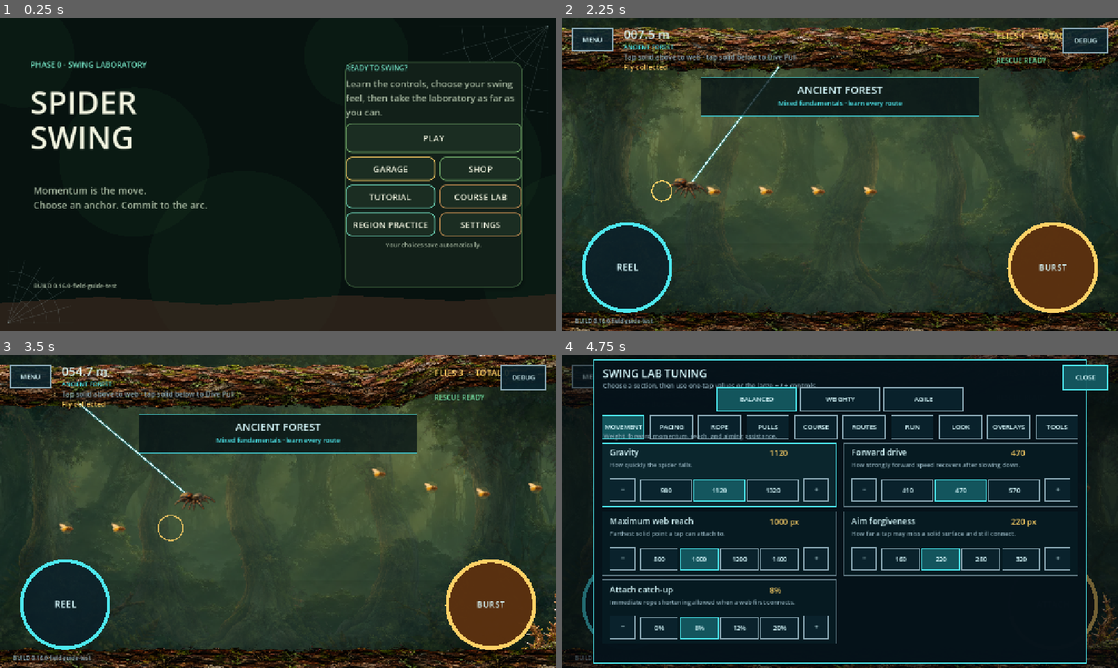
Above: before the commit, frames 1-4 (two rows, left to right).
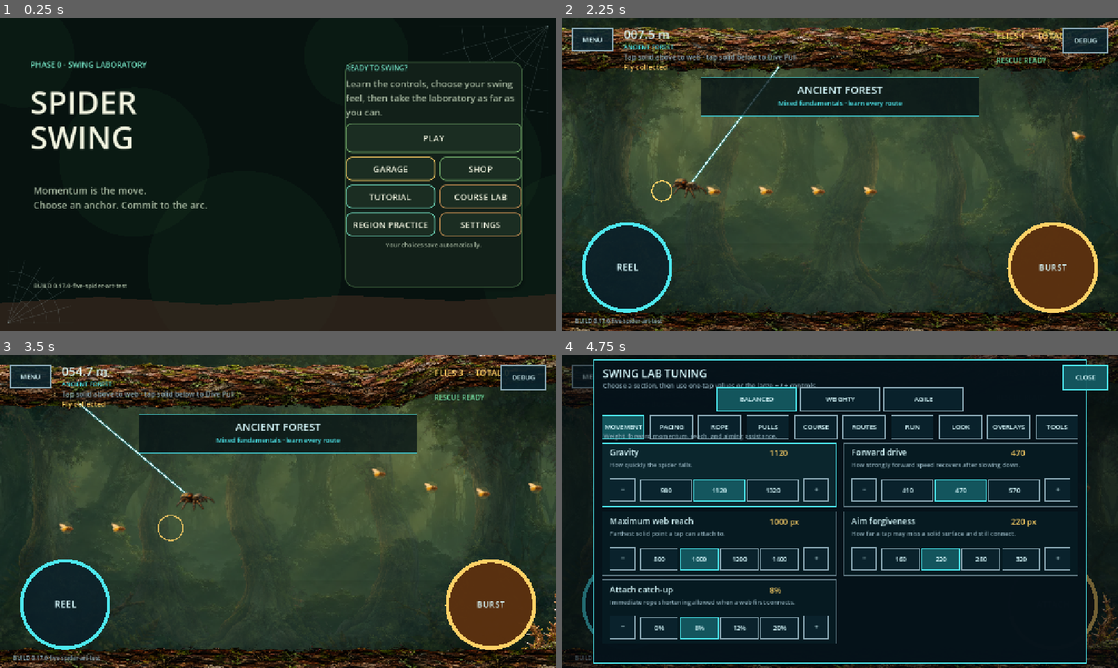
Above: after the commit, the same moments.

Repository: menno420/spider-swing
Game: Godot game, scene res://game/bootstrap/main.tscn
Same seed, same stepped clock (60 frames per second), same inputs: the game is played once before the commit and once after it.
Inputs (mouse positions are in pixels of both pictures, inside the frame that each line leads up to):
- Up to frame 1 (0.25 s): no input
- Up to frame 2 (2.25 s): click "SHOP" at 0.5 s; click "‹ HOME" at 1.25 s; click "PLAY" at 2 s
- Up to frame 3 (3.5 s): click (66, 605) at 2.75 s
- Up to frame 4 (4.75 s): click (1051, 605) at 3.5 s; click (1084, 376) at 4.25 s

The runs differ from the first frame. In frame 1, less than 0.1% of the frame differs, in the area x 11-23%, y 84-87%; in frame 2, 0.1%; in frame 3, 0.1%, in the area x 7-39%, y 44-98%; in frame 4, less than 0.1%.

Commit message:
Ship five-spider production art roster (#52)
Correct Garden anatomy, integrate approved Skitter, Ballooner, and Springtail sprites, and reuse one production-art path in gameplay, Garage, and Shop.

Diff:
--- a/game/presentation/scripts/art_asset_catalog.gd
+++ b/game/presentation/scripts/art_asset_catalog.gd
@@ -16,7 +16,10 @@
 const FOREST_BACKDROP_MID := &"forest_backdrop_mid"
 const FOREST_BACKDROP_NEAR := &"forest_backdrop_near"
 const CLASSIC_SPIDER := &"classic_spider"
+const SKITTER_SPIDER := &"skitter_spider"
 const ANCHORITE_SPIDER := &"anchorite_spider"
+const BALLOONER_SPIDER := &"ballooner_spider"
+const SPRINGTAIL_SPIDER := &"springtail_spider"
 const GOLDEN_FLY := &"golden_fly"
 
 const ASSETS := {
@@ -38,10 +41,24 @@
 		"res://assets/runtime/forest-biome/forest-backdrop-near.png",
 	CLASSIC_SPIDER:
 		"res://assets/runtime/characters/classic-garden-spider.png",
+	SKITTER_SPIDER:
+		"res://assets/runtime/characters/skitter-magnolia-jumper.png",
 	ANCHORITE_SPIDER:
 		"res://assets/runtime/characters/anchorite-burrowing-spider.png",
+	BALLOONER_SPIDER:
+		"res://assets/runtime/characters/ballooner-spider.png",
+	SPRINGTAIL_SPIDER:
+		"res://assets/runtime/characters/springtail-trapdoor-spider.png",
 	GOLDEN_FLY:
 		"res://assets/runtime/collectibles/golden-forest-fly.png",
+}
+
+const SPIDER_ASSET_IDS := {
+	SpiderCatalog.CLASSIC: CLASSIC_SPIDER,
+	SpiderCatalog.SKITTER: SKITTER_SPIDER,
+	SpiderCatalog.ANCHORITE: ANCHORITE_SPIDER,
+	SpiderCatalog.BALLOONER: BALLOONER_SPIDER,
+	SpiderCatalog.SPRINGTAIL: SPRINGTAIL_SPIDER,
 }
 
 
@@ -49,6 +66,19 @@
 	return str(ASSETS.get(asset_id, ""))
 
 
+static func spider_asset_id(profile_id: StringName) -> StringName:
+	return StringName(SPIDER_ASSET_IDS.get(profile_id, &""))
+
+
+static func spider_style_tint(style: StringName) -> Color:
+	match style:
+		PlayerProgress.STYLE_AMBER:
+			return Color(1.0, 0.90, 0.72, 1.0)
+		PlayerProgress.STYLE_COMET:
+			return Color(0.73, 0.88, 1.0, 1.0)
+	return Color.WHITE
+
+
 static func texture_paths() -> PackedStringArray:
 	var paths := PackedStringArray()
 	for asset_id: StringName in ASSETS:
--- a/game/presentation/scripts/front_end.gd
+++ b/game/presentation/scripts/front_end.gd
@@ -34,6 +34,7 @@
 var _debug_toggle: CheckButton
 var _garage_name: Label
 var _garage_role: Label
+var _garage_spider_preview: TextureRect
 var _garage_description: Label
 var _garage_tradeoff: Label
 var _garage_stats: Label
@@ -44,6 +45,7 @@
 var _profile_buttons: Dictionary = {}
 var _shop_flies: Label
 var _shop_title: Label
+var _shop_spider_preview: TextureRect
 var _shop_description: Label
 var _upgrade_buttons: Dictionary = {}
 var _upgrade_rows: Dictionary = {}
@@ -411,8 +413,17 @@
 	_fill_with_margin(detail, detail_card, 18.0)
 	_garage_role = _section_label("")
 	detail.add_child(_garage_role)
+	var identity_row := HBoxContainer.new()
+	identity_row.add_theme_constant_override("separation", 10)
+	detail.add_child(identity_row)
 	_garage_name = _label("", 29, INK)
-	detail.add_child(_garage_name)
+	_garage_name.size_flags_horizontal = Control.SIZE_EXPAND_FILL
+	identity_row.add_child(_garage_name)
+	_garage_spider_preview = _spider_preview(
+		&"GarageSpiderPreview",
+		Vector2(118.0, 56.0),
+	)
+	identity_row.add_child(_garage_spider_preview)
 	_garage_description = _setting_description("")
 	_garage_description.add_theme_font_size_override("font_size", 15)
 	_garage_description.custom_minimum_size.y = 30.0
@@ -493,6 +504,11 @@
 	var header := HBoxContainer.new()
 	header.add_theme_constant_override("separation", 14)
 	content.add_child(header)
+	_shop_spider_preview = _spider_preview(
+		&"ShopSpiderPreview",
+		Vector2(112.0, 53.0),
+	)
+	header.add_child(_shop_spider_preview)
 	_shop_title = _label("", 32, INK)
 	_shop_title.size_flags_horizontal = Control.SIZE_EXPAND_FILL
 	header.add_child(_shop_title)
@@ -831,6 +847,7 @@
 		]
 	_garage_role.text = str(item["role"])
 	_garage_name.text = str(item["name"])
+	_sync_spider_preview(_garage_spider_preview, selected)
 	_garage_description.text = str(item["description"])
 	_garage_tradeoff.text = "TRADE-OFF · %s" % item["tradeoff"]
 	var preview := SpiderCatalog.resolved_config(
@@ -884,6 +901,7 @@
 func _render_shop() -> void:
 	var selected := _state.progress.selected_spider_id
 	var profile_item := SpiderCatalog.profile(selected)
+	_sync_spider_preview(_shop_spider_preview, selected)
 	_shop_title.text = "%s UPGRADES" % str(profile_item["name"]).to_upper()
 	_shop_flies.text = "%d FLIES AVAILABLE" % _state.progress.spendable_flies
 	for upgrade_id: StringName in _upgrade_buttons:
@@ -1172,6 +1190,36 @@
 			return "EMPTY"
 
 
+func _spider_preview(
+	node_name: StringName,
+	minimum_size: Vector2,
+) -> TextureRect:
+	var preview := TextureRect.new()
+	preview.name = str(node_name)
+	preview.custom_minimum_size = minimum_size
+	preview.expand_mode = TextureRect.EXPAND_IGNORE_SIZE
+	preview.stretch_mode = TextureRect.STRETCH_KEEP_ASPECT_CENTERED
+	preview.texture_filter = CanvasItem.TEXTURE_FILTER_LINEAR_WITH_MIPMAPS
+	preview.mouse_filter = Control.MOUSE_FILTER_IGNORE
+	return preview
+
+
+func _sync_spider_preview(
+	preview: TextureRect,
+	spider_id: StringName,
+) -> void:
+	var asset_id := ArtAssetCatalog.spider_asset_id(spider_id)
+	var path := ArtAssetCatalog.texture_path(asset_id)
+	preview.texture = (
+		load(path) as Texture2D
+		if ResourceLoader.exists(path)
+		else null
+	)
+	preview.modulate = ArtAssetCatalog.spider_style_tint(
+		_state.progress.selected_spider_style,
+	)
+
+
 func _full_screen(node_name: StringName) -> Control:
 	var control := Control.new()
 	control.name = str(node_name)
--- a/game/presentation/scripts/swing_lab.gd
+++ b/game/presentation/scripts/swing_lab.gd
@@ -980,23 +980,13 @@
 	scale: float,
 	pose_scale: Vector2,
 ) -> bool:
-	var asset_id := ArtAssetCatalog.CLASSIC_SPIDER
-	match _snapshot.spider_id:
-		SpiderCatalog.CLASSIC:
-			asset_id = ArtAssetCatalog.CLASSIC_SPIDER
-		SpiderCatalog.ANCHORITE:
-			asset_id = ArtAssetCatalog.ANCHORITE_SPIDER
-		_:
-			return false
+	var asset_id := ArtAssetCatalog.spider_asset_id(_snapshot.spider_id)
+	if asset_id == &"":
+		return false
 	var texture := _art_texture(asset_id)
 	if texture == null:
 		return false
-	var tint := Color.WHITE
-	match _snapshot.spider_style:
-		PlayerProgress.STYLE_AMBER:
-			tint = Color(1.0, 0.90, 0.72, 1.0)
-		PlayerProgress.STYLE_COMET:
-			tint = Color(0.73, 0.88, 1.0, 1.0)
+	var tint := ArtAssetCatalog.spider_style_tint(_snapshot.spider_style)
 	var sprite_size := Vector2(96.0, 46.0) * scale
 	draw_set_transform(center, rotation, pose_scale)
 	draw_texture_rect(
--- a/project.godot
+++ b/project.godot
@@ -9,7 +9,7 @@
 
 config/name="Spider Swing"
 config/description="Android-first 2D physics swing game. \"Spider Swing\" is an internal codename, not an approved release name — see docs/product/name-status.md."
-config/version="0.16.0-field-guide-test"
+config/version="0.17.0-five-spider-art-test"
 run/main_scene="res://game/bootstrap/main.tscn"
 config/features=PackedStringArray("4.7", "GL Compatibility")
 
--- a/tests/integration/front_end_flow_tests.gd
+++ b/tests/integration/front_end_flow_tests.gd
@@ -427,6 +427,18 @@
 	var strip := view.find_child("GarageInspiration", true, false) as Label
 	if strip == null or not strip.text.begins_with("INSPIRED BY"):
 		failures.append("Garage does not name what the selected spider is inspired by")
+		view.free()
+		return 0
+	var garage_preview := view.find_child(
+		"GarageSpiderPreview",
+		true,
+		false,
+	) as TextureRect
+	if garage_preview == null or garage_preview.texture == null or \
+			garage_preview.texture.resource_path != ArtAssetCatalog.texture_path(
+				ArtAssetCatalog.spider_asset_id(SpiderCatalog.CLASSIC),
+			):
+		failures.append("Garage does not preview the selected production sprite")
 		view.free()
 		return 0
 	view.front_end_button(&"GarageFieldGuide").pressed.emit()
@@ -467,6 +479,18 @@
 		failures.append("the Field Guide does not return to the Garage")
 		view.free()
 		return 0
+	view.front_end_button(&"GarageBack").pressed.emit()
+	view.front_end_button(&"Shop").pressed.emit()
+	var shop_preview := view.find_child(
+		"ShopSpiderPreview",
+		true,
+		false,
+	) as TextureRect
+	if shop_preview == null or shop_preview.texture == null or \
+			shop_preview.texture.resource_path != garage_preview.texture.resource_path:
+		failures.append("Shop does not reuse the selected production sprite")
+		view.free()
+		return 0
 	view.free()
 	return 1
 
--- a/tests/test_runner.gd
+++ b/tests/test_runner.gd
@@ -4,9 +4,9 @@
 const MAIN_SCENE_PATH := "res://game/bootstrap/main.tscn"
 const EXPORT_PRESETS_PATH := "res://export_presets.cfg"
 const ANDROID_WORKFLOW_PATH := "res://.github/workflows/android-debug.yml"
-const BUILD_VERSION := "0.16.0-field-guide-test"
-const ANDROID_VERSION_CODE := 32
-const ANDROID_APP_NAME := "Spider Swing Field Guide (dev)"
+const BUILD_VERSION := "0.17.0-five-spider-art-test"
+const ANDROID_VERSION_CODE := 33
+const ANDROID_APP_NAME := "Spider Swing Five Spider Art (dev)"
 const EXPECTED_CHECK_COUNT := 107
 const REQUIRED_INPUT_ACTIONS := [
 	"web_action", "reel_in", "burst_action", "pause", "restart_run",
--- a/tests/unit/mobile_hud_layout_tests.gd
+++ b/tests/unit/mobile_hud_layout_tests.gd
@@ -271,13 +271,16 @@
 		failures.append("spider smoothing is not tied to Godot interpolation and mips")
 		return 0
 	if not source.contains("_draw_finished_spider_sprite") or \
-			not source.contains("ArtAssetCatalog.ANCHORITE_SPIDER"):
-		failures.append(
-			"Anchorite is not routed through the finished spider renderer")
+			not source.contains("ArtAssetCatalog.spider_asset_id"):
+		failures.append(
+			"the roster is not routed through the shared finished-spider renderer")
 		return 0
 	for import_path in [
 		"res://assets/runtime/characters/classic-garden-spider.png.import",
+		"res://assets/runtime/characters/skitter-magnolia-jumper.png.import",
 		"res://assets/runtime/characters/anchorite-burrowing-spider.png.import",
+		"res://assets/runtime/characters/ballooner-spider.png.import",
+		"res://assets/runtime/characters/springtail-trapdoor-spider.png.import",
 		"res://assets/runtime/collectibles/golden-forest-fly.png.import",
 	]:
 		var import_file := FileAccess.open(import_path, FileAccess.READ)
@@ -286,20 +289,46 @@
 		):
 			failures.append("minified moving art lacks mipmaps: %s" % import_path)
 			return 0
-	var anchorite_path := ArtAssetCatalog.texture_path(
-		ArtAssetCatalog.ANCHORITE_SPIDER,
-	)
-	var anchorite := load(anchorite_path) as Texture2D
-	if anchorite == null or anchorite.get_size() != Vector2(384.0, 181.0):
-		failures.append("Anchorite sprite lost its 384×181 source contract")
-		return 0
-	var anchorite_image := anchorite.get_image()
-	if anchorite_image == null or \
-			anchorite_image.get_pixel(0, 0).a > 0.01 or \
-			anchorite_image.get_pixel(383, 180).a > 0.01:
-		failures.append("Anchorite sprite does not retain transparent corners")
-		return 0
-	return 1
+	for spider_id: StringName in SpiderCatalog.ALL_IDS:
+		var asset_id := ArtAssetCatalog.spider_asset_id(spider_id)
+		var texture_path := ArtAssetCatalog.texture_path(asset_id)
+		var texture := load(texture_path) as Texture2D
+		if texture == null or texture.get_size() != Vector2(384.0, 181.0):
+			failures.append(
+				"%s sprite lost its 384×181 source contract" % spider_id)
+			return 0
+		var image := texture.get_image()
+		if image == null or not _transparent_frame_is_clean(image):
+			failures.append(
+				"%s sprite does not retain a transparent frame" % spider_id)
+			return 0
+		if _contains_visible_chroma_key(image):
+			failures.append(
+				"%s sprite retains visible magenta chroma key" % spider_id)
+			return 0
+	return 1
+
+
+static func _transparent_frame_is_clean(image: Image) -> bool:
+	for x in range(image.get_width()):
+		if image.get_pixel(x, 0).a > 0.01 or \
+				image.get_pixel(x, image.get_height() - 1).a > 0.01:
+			return false
+	for y in range(image.get_height()):
+		if image.get_pixel(0, y).a > 0.01 or \
+				image.get_pixel(image.get_width() - 1, y).a > 0.01:
+			return false
+	return true
+
+
+static func _contains_visible_chroma_key(image: Image) -> bool:
+	for y in range(image.get_height()):
+		for x in range(image.get_width()):
+			var pixel := image.get_pixel(x, y)
+			if pixel.a > 0.05 and pixel.r > 0.75 and \
+					pixel.g < 0.40 and pixel.b > 0.75:
+				return true
+	return false
 
 
 static func _test_double_tap_has_a_separate_burst_route(
@@ -653,9 +682,11 @@
 			failures.append("environment texture is not a 384 px runtime tile")
 			return 0
 	var art_paths := ArtAssetCatalog.texture_paths()
-	if art_paths.size() != 11:
-		failures.append(
-			"finished forest slice does not expose eleven active art assets")
+	var expected_art_count := 8 + SpiderCatalog.ALL_IDS.size() + 1
+	if art_paths.size() != expected_art_count:
+		failures.append(
+			"art catalog does not expose eight forest layers, one asset per "
+			+ "spider profile, and the fly")
 		return 0
 	for path: String in art_paths:
 		if not ResourceLoader.exists(path):
Not shown, changed: .substrate/state.json
Binary file added: assets/runtime/characters/ballooner-spider.png
Not shown, added: assets/runtime/characters/ballooner-spider.png.import
Binary file changed: assets/runtime/characters/classic-garden-spider.png
Binary file added: assets/runtime/characters/skitter-magnolia-jumper.png
Not shown, added: assets/runtime/characters/skitter-magnolia-jumper.png.import
Binary file added: assets/runtime/characters/springtail-trapdoor-spider.png
Not shown, added: assets/runtime/characters/springtail-trapdoor-spider.png.import
Not shown, changed: export_presets.cfg
Not shown, changed: .github/workflows/android-debug.yml
Not shown, added: .sessions/2026-07-31-production-spider-roster-art.md
Not shown, changed: .substrate/guard-fires.jsonl
(and 10 more such lines)
